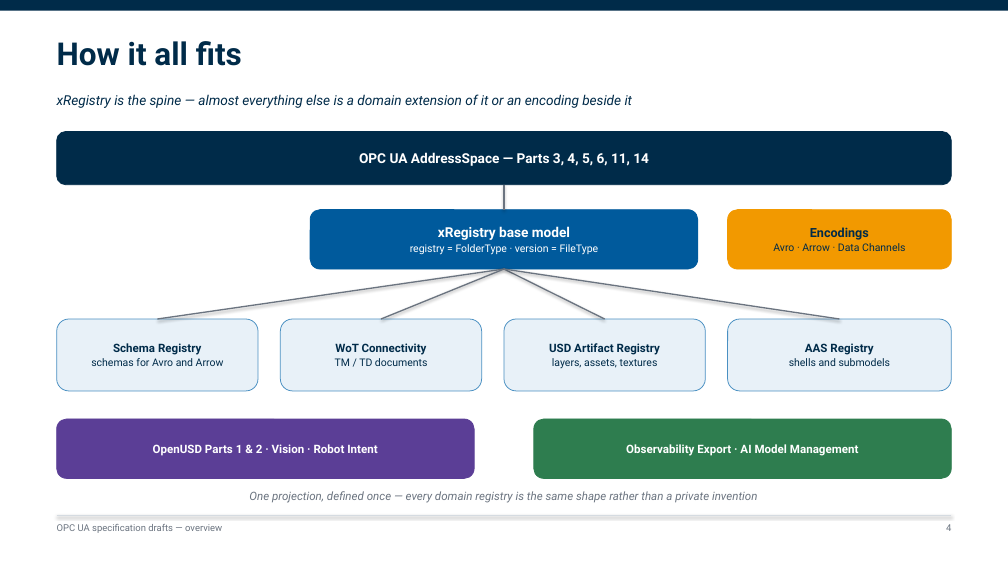
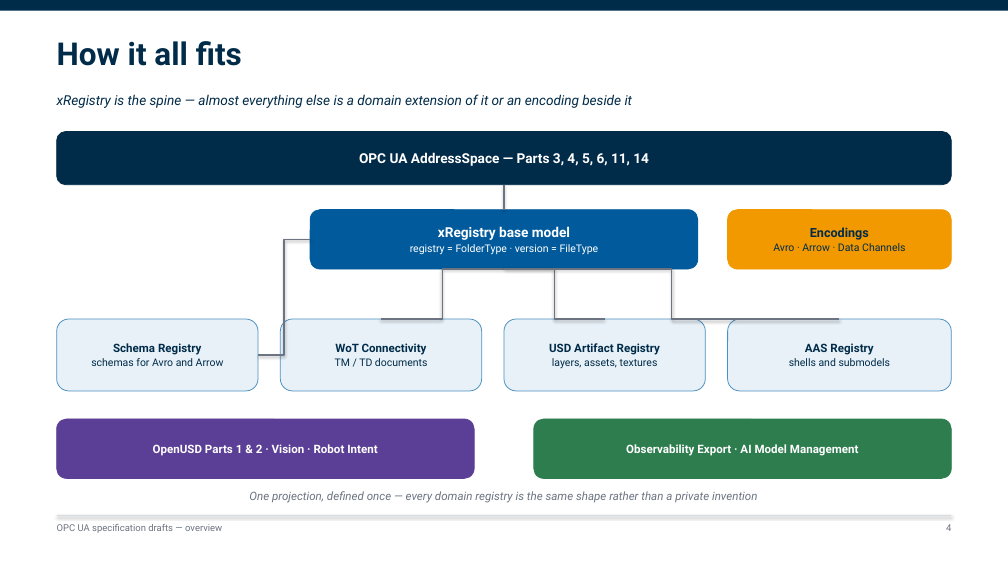
Before and after one commit to marcschier/opcua-drafts, a slide deck: slide 4 of decks/OPC-UA-Drafts-Overview.pptx. Drawn at 1008x567 pixels with LibreOffice and Linux fonts; fonts in the diff are those of the drawing. Boxes give left, top, right and bottom in pixels: in the first picture for what was removed or moved away, otherwise in the second. Text is boxed around its words. In the diff, an @@ line names an element or a change of style, - is before the commit and + after.

```diff
--- a/decks/OPC-UA-Drafts-Overview.pptx
+++ b/decks/OPC-UA-Drafts-Overview.pptx
@@ line moved from (504, 269) - (157, 319) to (310, 240) - (258, 355) @@
@@ line (310, 240) - (258, 355): line to elbow line @@
@@ line (504, 269) - (381, 319): line to elbow line; route changed @@
@@ line (504, 269) - (605, 319): line to elbow line; route changed @@
@@ line (504, 269) - (839, 319): line to elbow line; route changed @@
```
Also in this commit, not shown: 8 other slides changed, 12 other files.
